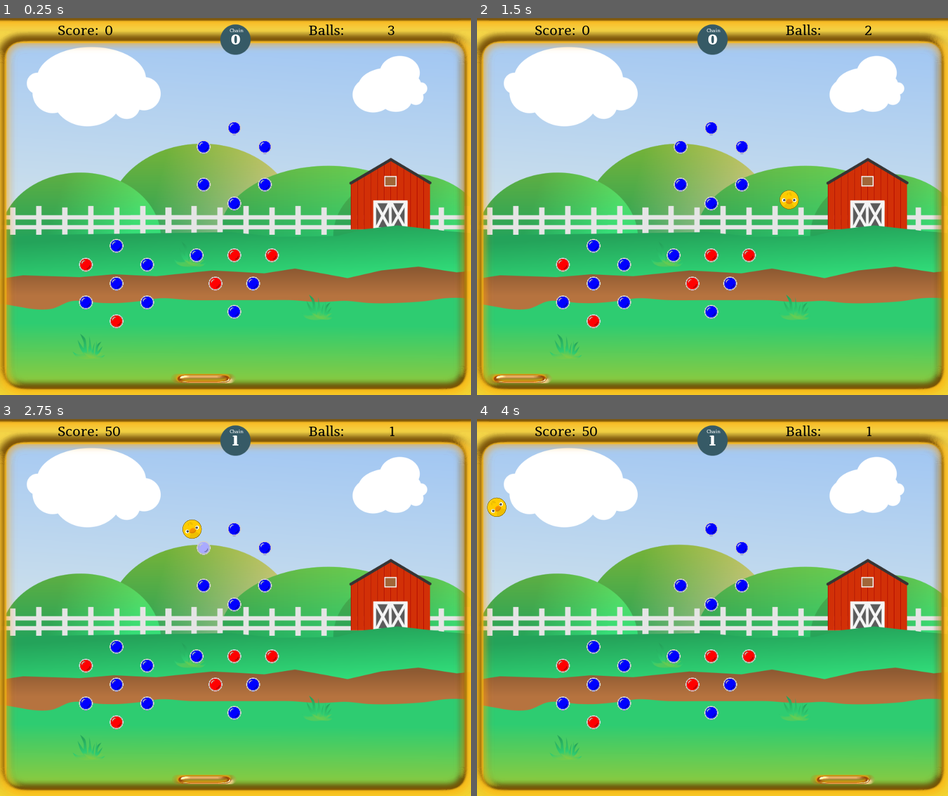
Above: before the commit, frames 1-4 (two rows, left to right).
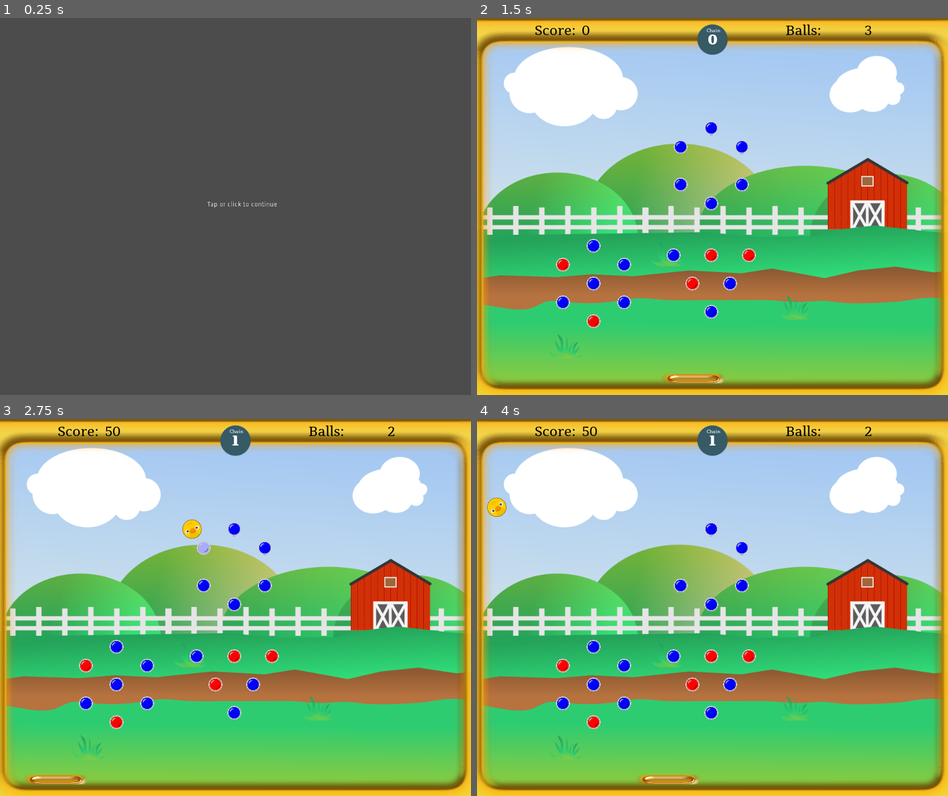
Above: after the commit, the same moments.

Repository: doctor-g/GGJ21
Game: Godot game, scene res://src/SplashScreen.tscn
Two runs of this game, one before a commit and one after it. Both use one fixed random seed, a clock stepped at 60 frames per second and the inputs below. Before the commit the project starts from res://src/Level.tscn. Sound files missing from this copy of the repository are replaced by a short silence.
Inputs (mouse positions are in pixels of both pictures, inside the frame that each line leads up to):
- Up to frame 1 (0.25 s): no input
- Up to frame 2 (1.5 s): tap Enter at 0.5 s; move the mouse to (816, 187) at 0.52 s; click (816, 187) at 0.67 s; click (726, 236) at 1.27 s
- Up to frame 3 (2.75 s): move the mouse to (141, 626) at 2.02 s; click (141, 626) at 2.17 s
- Up to frame 4 (4 s): move the mouse to (759, 524) at 2.77 s; click (759, 524) at 2.92 s; move the mouse to (688, 682) at 3.52 s; click (688, 682) at 3.67 s

The runs differ from the first frame. In frame 1, 100% of the frame differs, in the area x 0-100%, y 0-100%; in frame 2, 0.8%; in frame 3, 0.6%; in frame 4, 0.6%.

Commit message:
Implement really ugly unlocks
They're really ugly.

They're ugly.

Diff:
--- a/project/project.godot
+++ b/project/project.godot
@@ -9,6 +9,11 @@
 config_version=4
 
 _global_script_classes=[ {
+"base": "Node",
+"class": "AnimalSettings",
+"language": "GDScript",
+"path": "res://src/AnimalSettings.gd"
+}, {
 "base": "RigidBody2D",
 "class": "Ball",
 "language": "GDScript",
@@ -20,6 +25,7 @@
 "path": "res://src/Peg.gd"
 } ]
 _global_script_class_icons={
+"AnimalSettings": "",
 "Ball": "",
 "Peg": ""
 }
@@ -27,7 +33,7 @@
 [application]
 
 config/name="GGJ21"
-run/main_scene="res://src/Level.tscn"
+run/main_scene="res://src/SplashScreen.tscn"
 config/icon="res://icon.png"
 
 [autoload]
--- /dev/null
+++ b/project/src/AnimalSettings.gd
@@ -0,0 +1,16 @@
+class_name AnimalSettings
+extends Node
+
+const ANIMALS = [
+	{
+		"name": "Chick",
+		"image": preload("res://assets/animals/chick.png"),
+		"score": 0,
+	},
+	{
+		"name": "Goat",
+		"image": preload("res://assets/animals/goat.png"),
+		"score": 100
+	}
+
+]
--- a/project/src/Ball.gd
+++ b/project/src/Ball.gd
@@ -1,5 +1,8 @@
 class_name Ball
 extends RigidBody2D
+
+func _ready():
+	$Sprite.texture = AnimalSettings.ANIMALS[GameState.animal_index].image
 
 
 func _on_Ball_body_shape_entered(_body_id, body, _body_shape, _local_shape):
--- a/project/src/GameOver.gd
+++ b/project/src/GameOver.gd
@@ -1,28 +1,33 @@
 extends Control
 
-signal dismissed
-
-var _score := 0
-
 func _ready():
-	$HighScore.text = ""
-	$YourScore.text = ""
-	$NewHigh.text = ""
-	GameState.connect("score_changed", self, "score_changed")
-
-func _process(_delta):
-	if visible:
-		if GameState.highscore == _score:
-			$NewHigh.text = "New High Score! "+str(GameState.highscore)
-		else:
-			$HighScore.text = "High Score: "+str(GameState.highscore)
-			$YourScore.text = "Your Score: "+str(_score)
+	$Background/HighScore.text = ""
+	$Background/YourScore.text = ""
+	$Background/NewHigh.text = ""
 
 
-func score_changed(score:int):
-	if score != null:
-		_score = score
+func show():
+	visible = true
+
+	if GameState.highscore == GameState.get_score():
+		$Background/NewHigh.text = "New High Score! "+str(GameState.highscore)
+	else:
+		$Background/HighScore.text = "High Score: "+str(GameState.highscore)
+		$Background/YourScore.text = "Your Score: "+str(GameState.get_score())
+
+	if GameState.new_unlock:
+		$Background/PopupButton.text = "Unlock Animal!"
 
 
 func _on_PlayAgainButton_pressed():
-	emit_signal("dismissed")
+	if GameState.new_unlock:
+		$Background.visible = false
+		GameState.unlock_level += 1
+		$NewAnimal.texture = AnimalSettings.ANIMALS[GameState.unlock_level].image
+		$NewAnimal.visible = true
+	else:
+		get_tree().change_scene("res://src/MainMenuScreen.tscn")
+
+
+func _on_PostUnlockButton_pressed():
+	get_tree().change_scene("res://src/MainMenuScreen.tscn")
--- a/project/src/GameOver.tscn
+++ b/project/src/GameOver.tscn
@@ -1,9 +1,10 @@
-[gd_scene load_steps=6 format=2]
+[gd_scene load_steps=7 format=2]
 
 [ext_resource path="res://src/GameOver.gd" type="Script" id=1]
 [ext_resource path="res://assets/fonts/Tienne.tres" type="DynamicFont" id=2]
 [ext_resource path="res://assets/fonts/Tienne-Regular.ttf" type="DynamicFontData" id=3]
 [ext_resource path="res://assets/New Piskel (1).png" type="Texture" id=4]
+[ext_resource path="res://assets/animals/chick.png" type="Texture" id=5]
 
 [sub_resource type="DynamicFont" id=1]
 size = 28
@@ -19,87 +20,120 @@
 "_edit_use_anchors_": false
 }
 
-[node name="Sprite" type="Sprite" parent="."]
+[node name="Background" type="Sprite" parent="."]
 position = Vector2( 495.829, 449.212 )
 texture = ExtResource( 4 )
+__meta__ = {
+"_edit_lock_": true
+}
 
-[node name="Label" type="Label" parent="."]
+[node name="Label" type="Label" parent="Background"]
 anchor_left = 0.5
 anchor_top = 0.5
 anchor_right = 0.5
 anchor_bottom = 0.5
-margin_left = -82.5
-margin_top = -19.0
-margin_right = 82.5
-margin_bottom = 19.0
+margin_left = -258.329
+margin_top = -248.212
+margin_right = -93.329
+margin_bottom = -210.212
 custom_fonts/font = ExtResource( 2 )
 custom_colors/font_color = Color( 0, 0, 0, 1 )
 text = "Game Over!"
 __meta__ = {
+"_edit_lock_": true,
 "_edit_use_anchors_": false
 }
 
-[node name="HighScore" type="Label" parent="."]
+[node name="HighScore" type="Label" parent="Background"]
 anchor_left = 0.5
 anchor_top = 0.5
 anchor_right = 0.5
 anchor_bottom = 0.5
-margin_left = -175.0
-margin_top = 50.0
-margin_right = 175.0
-margin_bottom = 50.0
+margin_left = -350.829
+margin_top = -179.212
+margin_right = -0.82901
+margin_bottom = -141.212
 custom_fonts/font = ExtResource( 2 )
 custom_colors/font_color = Color( 0, 0, 0, 1 )
+text = "[HighScore]"
 align = 1
 __meta__ = {
+"_edit_lock_": true,
 "_edit_use_anchors_": false
 }
 
-[node name="NewHigh" type="Label" parent="."]
+[node name="NewHigh" type="Label" parent="Background"]
 anchor_left = 0.5
 anchor_top = 0.5
 anchor_right = 0.5
 anchor_bottom = 0.5
-margin_left = -173.016
-margin_top = 30.1575
-margin_right = 176.984
-margin_bottom = 68.1575
+margin_left = -348.845
+margin_top = -199.055
+margin_right = 1.155
+margin_bottom = -161.055
 custom_fonts/font = SubResource( 1 )
 custom_colors/font_color = Color( 1, 0, 0, 1 )
 custom_colors/font_outline_modulate = Color( 0, 0, 0, 1 )
+text = "[NewHigh]"
 align = 1
 __meta__ = {
+"_edit_lock_": true,
 "_edit_use_anchors_": false
 }
 
-[node name="YourScore" type="Label" parent="."]
+[node name="YourScore" type="Label" parent="Background"]
 anchor_left = 0.5
 anchor_top = 0.5
 anchor_right = 0.5
 anchor_bottom = 0.5
-margin_left = -175.397
-margin_top = 13.0929
-margin_right = 174.603
-margin_bottom = 51.0929
+margin_left = -351.226
+margin_top = -216.119
+margin_right = -1.22601
+margin_bottom = -178.119
 custom_fonts/font = ExtResource( 2 )
 custom_colors/font_color = Color( 0, 0, 0, 1 )
+text = "[Score]"
 align = 1
 __meta__ = {
+"_edit_lock_": true,
 "_edit_use_anchors_": false
 }
 
-[node name="PlayAgainButton" type="Button" parent="."]
+[node name="PopupButton" type="Button" parent="Background"]
 anchor_left = 0.5
 anchor_top = 0.5
 anchor_right = 0.5
 anchor_bottom = 0.5
-margin_left = -81.5
-margin_top = 100.0
-margin_right = 81.5
-margin_bottom = 100.0
+margin_left = -257.329
+margin_top = -129.212
+margin_right = -94.329
+margin_bottom = -85.212
+custom_fonts/font = ExtResource( 2 )
+text = "Main Menu"
+__meta__ = {
+"_edit_lock_": true,
+"_edit_use_anchors_": false
+}
+
+[node name="NewAnimal" type="Sprite" parent="."]
+visible = false
+position = Vector2( 501.846, 438.818 )
+texture = ExtResource( 5 )
+
+[node name="PopupButton2" type="Button" parent="NewAnimal"]
+anchor_left = 0.5
+anchor_top = 0.5
+anchor_right = 0.5
+anchor_bottom = 0.5
+margin_left = -151.846
+margin_top = -6.8176
+margin_right = 11.1544
+margin_bottom = 37.1824
 custom_fonts/font = ExtResource( 2 )
 text = "Play Again"
 __meta__ = {
+"_edit_lock_": true,
 "_edit_use_anchors_": false
 }
-[connection signal="pressed" from="PlayAgainButton" to="." method="_on_PlayAgainButton_pressed"]
+[connection signal="pressed" from="Background/PopupButton" to="." method="_on_PlayAgainButton_pressed"]
+[connection signal="pressed" from="NewAnimal/PopupButton2" to="." method="_on_PostUnlockButton_pressed"]
--- a/project/src/GameState.gd
+++ b/project/src/GameState.gd
@@ -9,6 +9,10 @@
 var _chain := 0
 var _score := 0
 var highscore := 0
+var unlock_level := 0
+var new_unlock := false
+var animal_index := 0
+
 
 func _ready():
 	reset()
@@ -18,6 +22,7 @@
 	_score = 0
 	lives = 3
 	_chain = 0
+	new_unlock = false
 
 
 func get_chain()->int:
@@ -37,9 +42,21 @@
 # Add the given number of points, which will be scaled by the current multiplier.
 func add_points(points:int)->void:
 	_score += int(points * (1.0 + (_chain-1) * .1))
+	emit_signal("score_changed", _score)
+
 	if _score > highscore:
 		highscore = _score
-	emit_signal("score_changed", _score)
+
+	if not new_unlock and _has_unlocked_next_animal():
+		print('UNLOCKED NEW THING')
+		new_unlock = true
+
+
+func _has_unlocked_next_animal()->bool:
+	if unlock_level+1 < AnimalSettings.ANIMALS.size():
+		return _score >= AnimalSettings.ANIMALS[unlock_level+1].score
+	else:
+		return false
 
 
 func get_score()->int:
--- a/project/src/Level.gd
+++ b/project/src/Level.gd
@@ -26,7 +26,7 @@
 			_shooter.arm()
 			$TopWall.reset()
 		else:
-			_game_over.visible = true
+			_game_over.show()
 			$Music.queue_free()
 			$LossMusic.play()
 
@@ -64,11 +64,6 @@
 		endgame.connect("endgame", self, "_on_EndGame", [], CONNECT_ONESHOT)
 
 
-func _on_GameOver_dismissed():
-	GameState.reset()
-	get_tree().change_scene("res://src/Level.tscn")
-
-
 func _on_LevelClear_dismissed():
 	GameState.reset_chain()
 	get_tree().change_scene("res://src/Level.tscn")
--- a/project/src/Level.tscn
+++ b/project/src/Level.tscn
@@ -135,7 +135,6 @@
 [connection signal="body_exited" from="TopWall/Area2D" to="TopWall" method="_on_Area2D_body_exited"]
 [connection signal="body_entered" from="OffScreen" to="." method="_on_OffScreen_body_entered"]
 [connection signal="pegs_ready" from="PegGenerator" to="." method="_on_PegGenerator_pegs_ready"]
-[connection signal="dismissed" from="GameOver" to="." method="_on_GameOver_dismissed"]
 [connection signal="dismissed" from="LevelClear" to="." method="_on_LevelClear_dismissed"]
 [connection signal="finished" from="Music" to="Music" method="_on_Music_finished"]
 [connection signal="finished" from="LossMusic" to="LossMusic" method="_on_LossMusic_finished"]
--- /dev/null
+++ b/project/src/MainMenuScreen.gd
@@ -0,0 +1,16 @@
+extends Control
+
+
+# Called when the node enters the scene tree for the first time.
+func _ready():
+	for i in range(0,GameState.unlock_level+1):
+		var button := Button.new()
+		button.icon = AnimalSettings.ANIMALS[i].image
+		button.connect("pressed", self, "_on_Button_pressed", [i])
+		$AnimalGrid.add_child(button)
+
+
+func _on_Button_pressed(animal_index)->void:
+	GameState.reset()
+	GameState.animal_index = animal_index
+	get_tree().change_scene("res://src/Level.tscn")
--- /dev/null
+++ b/project/src/MainMenuScreen.tscn
@@ -0,0 +1,27 @@
+[gd_scene load_steps=2 format=2]
+
+[ext_resource path="res://src/MainMenuScreen.gd" type="Script" id=1]
+
+[node name="MainMenuScreen" type="Control"]
+anchor_right = 1.0
+anchor_bottom = 1.0
+script = ExtResource( 1 )
+__meta__ = {
+"_edit_use_anchors_": false
+}
+
+[node name="Label" type="Label" parent="."]
+margin_left = 441.235
+margin_top = 241.831
+margin_right = 568.235
+margin_bottom = 255.831
+text = "GAME TITLE IS HERE"
+
+[node name="AnimalGrid" type="GridContainer" parent="."]
+margin_left = 455.377
+margin_top = 391.737
+margin_right = 495.377
+margin_bottom = 431.737
+__meta__ = {
+"_edit_use_anchors_": false
+}
--- /dev/null
+++ b/project/src/Menagerie.gd
@@ -0,0 +1 @@
+extends Node
--- a/project/src/Peg.gd
+++ b/project/src/Peg.gd
@@ -44,16 +44,22 @@
 		_tween.start()
 
 	if health <= 0:
+		$CollisionShape2D.set_deferred("disabled", true)
 		GameState.increase_chain()
 		GameState.add_points(points_for_destroy)
 
 		_tween.interpolate_property(_colored_part, "modulate", null, Color.white, 0.05)
 		_tween.start()
-		yield(get_tree().create_timer(0.05), "timeout")
-		emit_signal("destroyed")
-		_gradient.colors[1] = Color.blue
-		_spawn_particles(_hit_particles)
-		queue_free()
+		_tween.connect("tween_all_completed", self, "_on_modulate_complete")
+
+
+
+
+func _on_modulate_complete():
+	emit_signal("destroyed")
+	_gradient.colors[1] = Color.blue
+	_spawn_particles(_hit_particles)
+	queue_free()
 
 
 func _spawn_particles(particles:PackedScene):
--- /dev/null
+++ b/project/src/SplashScreen.gd
@@ -0,0 +1,5 @@
+extends Control
+
+func _input(event):
+	if event is InputEventMouseButton and event.is_pressed():
+		get_tree().change_scene("res://src/MainMenuScreen.tscn")
--- /dev/null
+++ b/project/src/SplashScreen.tscn
@@ -0,0 +1,18 @@
+[gd_scene load_steps=2 format=2]
+
+[ext_resource path="res://src/SplashScreen.gd" type="Script" id=1]
+
+[node name="SplashScreen" type="Control"]
+anchor_right = 1.0
+anchor_bottom = 1.0
+script = ExtResource( 1 )
+__meta__ = {
+"_edit_use_anchors_": false
+}
+
+[node name="Label" type="Label" parent="."]
+margin_left = 439.768
+margin_top = 388.881
+margin_right = 588.768
+margin_bottom = 402.881
+text = "Tap or click to continue"
Binary file added: project/assets/animals/goat.png
Not shown, added: project/assets/animals/goat.png.import
Not shown: 2 places in project/src/Ball.tscn that only renumber resources
